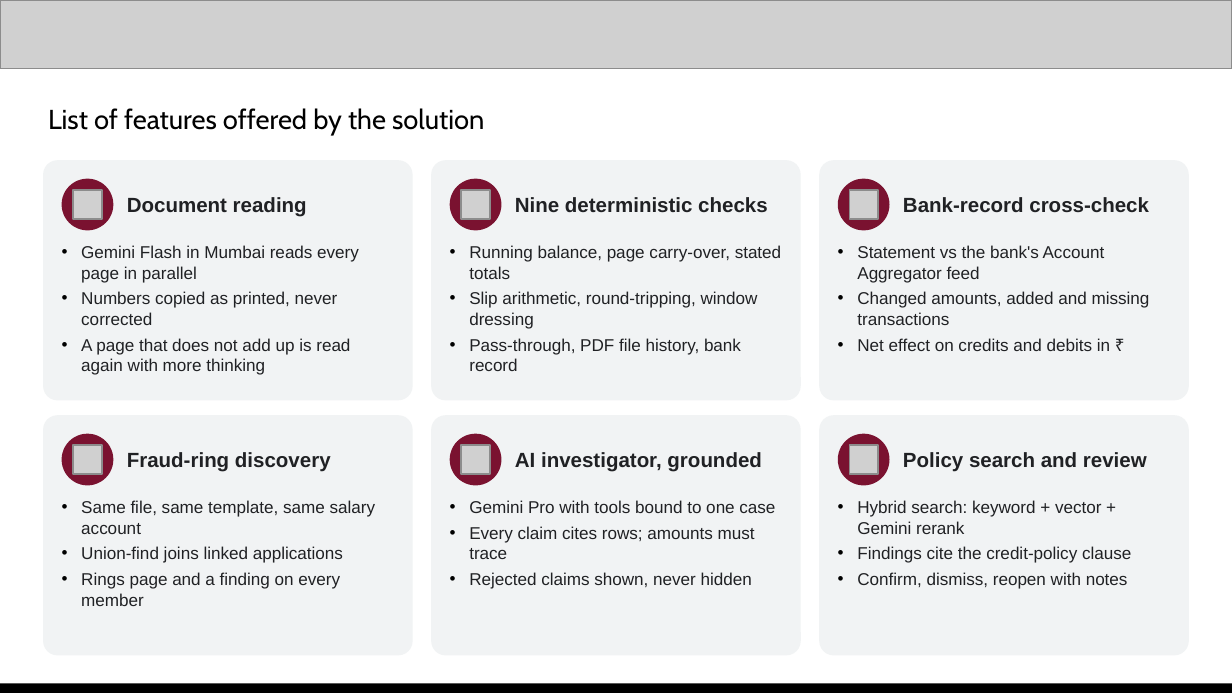
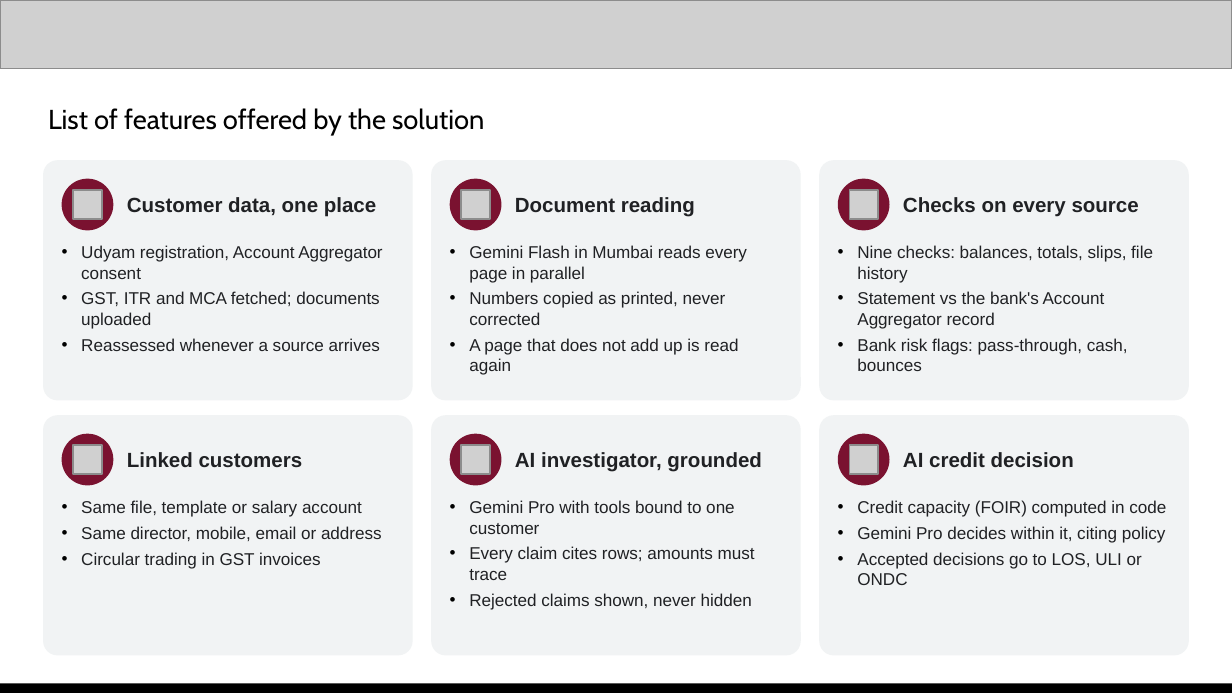
Before and after one commit to abhinavmukwane/FinRiskLensAI-RAG-V2, a slide deck: slide 4 of Doc/FinRiskLens_AI_Builder_Cup_2026.pptx. Drawn at 1232x693 pixels with LibreOffice and Linux fonts; fonts in the diff are those of the drawing; grey boxes stand for pictures. Boxes give left, top, right and bottom in pixels: in the first picture for what was removed or moved away, otherwise in the second. Text is boxed around its words. In the diff, an @@ line names an element or a change of style, - is before the commit and + after.

Commit message:
#Customer-wise only: case pages and Rings page removed; deck and docs to the customer flow
- Case page and Rings page/menu removed; Risk Lens actions moved to RiskLensController (/risk-lens)
- Customer links stay in each Risk Lens Network section, naming the linked customers
- A confirmed finding keeps blocking the loan case; only a dismissed one stops counting
- Deck: team AS FinTech Developer, customer flow, new snapshots; README, architecture, plan and video script updated

```diff
--- a/Doc/FinRiskLens_AI_Builder_Cup_2026.pptx
+++ b/Doc/FinRiskLens_AI_Builder_Cup_2026.pptx
@@ text at (x1=127, y1=197, x2=376, y2=217): text changed @@
-Document reading
+Customer data, one place
@@ text at (x1=515, y1=197, x2=695, y2=217): text changed @@
-Nine deterministic checks
+Document reading
@@ text at (x1=903, y1=197, x2=1139, y2=217): text changed @@
-Bank-record cross-check
+Checks on every source
@@ text at (x1=81, y1=245, x2=382, y2=351): text changed @@
-• Gemini Flash in Mumbai reads every page in parallel
-• Numbers copied as printed, never corrected
-• A page that does not add up is read again with more thinking
+• Udyam registration, Account Aggregator consent
+• GST, ITR and MCA fetched; documents uploaded
+• Reassessed whenever a source arrives
@@ text at (x1=469, y1=245, x2=747, y2=375): text changed @@
-• Running balance, page carry-over, stated totals
-• Slip arithmetic, round-tripping, window dressing
-• Pass-through, PDF file history, bank record
+• Gemini Flash in Mumbai reads every page in parallel
+• Numbers copied as printed, never corrected
+• A page that does not add up is read again
@@ text at (x1=857, y1=245, x2=1153, y2=371): text changed @@
-• Statement vs the bank's Account Aggregator feed
-• Changed amounts, added and missing transactions
-• Net effect on credits and debits in ₹
+• Nine checks: balances, totals, slips, file history
+• Statement vs the bank's Account Aggregator record
+• Bank risk flags: pass-through, cash, bounces
@@ text at (x1=127, y1=452, x2=303, y2=467): text changed @@
-Fraud-ring discovery
+Linked customers
@@ text at (x1=903, y1=452, x2=1074, y2=467): text changed @@
-Policy search and review
+AI credit decision
@@ text at (x1=81, y1=500, x2=382, y2=569): text changed @@
-• Same file, same template, same salary account
-• Union-find joins linked applications
-• Rings page and a finding on every member
+• Same file, template or salary account
+• Same director, mobile, email or address
+• Circular trading in GST invoices
@@ text at (x1=469, y1=500, x2=735, y2=534): text changed @@
-• Gemini Pro with tools bound to one case
+• Gemini Pro with tools bound to one customer
@@ text at (x1=857, y1=500, x2=1166, y2=585): text changed @@
-• Hybrid search: keyword + vector + Gemini rerank
-• Findings cite the credit-policy clause
-• Confirm, dismiss, reopen with notes
+• Credit capacity (FOIR) computed in code
+• Gemini Pro decides within it, citing policy
+• Accepted decisions go to LOS, ULI or ONDC
```
Also in this commit, not shown: 14 other slides changed, 2 slides removed, 25 other files.
